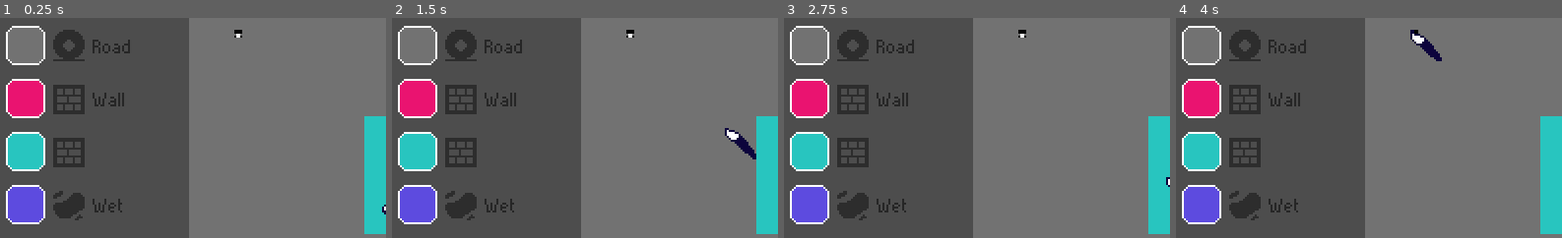
Above: before the commit, frames 1-4 (left to right).
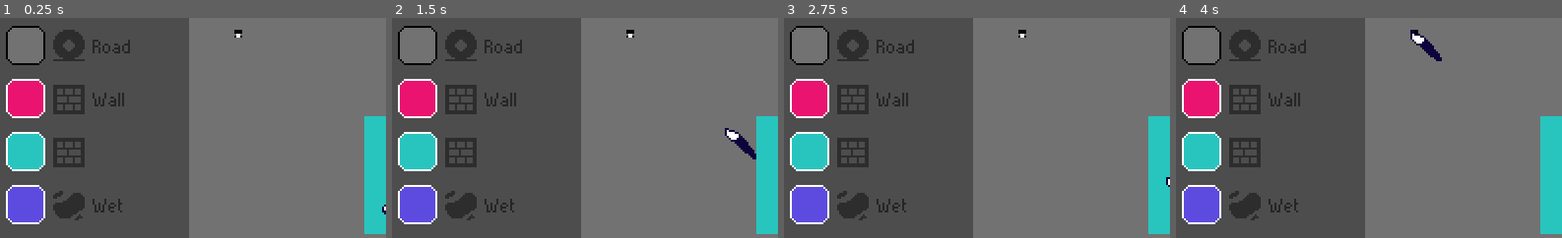
Above: after the commit, the same moments.

Repository: ClementRivaille/circuit-paint-prop
Game: Godot game, scene res://scenes/Main.tscn
Two runs of this game, one before a commit and one after it. Both use one fixed random seed, a clock stepped at 60 frames per second and the inputs below.
Inputs (mouse positions are % of the whole screen's width and height, from its top left):
- Up to frame 1 (0.25 s): no input
- Up to frame 2 (1.5 s): click (3, 14) at 0.52 s; tap Enter at 1.25 s; drag from (50, 45) to (31, 11) at 1.27 s
- Up to frame 3 (2.75 s): tap Space at 2 s; drag from (89, 85) to (50, 45) at 2.02 s
- Up to frame 4 (4 s): tap Enter at 2.75 s; move the mouse to (31, 11) at 2.77 s; hold Right (steer_right) 2.78-3.5 s; tap U at 2.85 s; click (31, 11) at 2.92 s; tap Space at 3.5 s; drag from (64, 74) to (31, 11) at 3.52 s
The pictures show only the part of the screen within x 0-50%, y 8-58%; the shares and areas given below are measured in that part.

The runs differ from the first frame. In frame 1, 0.3% of the frame differs, in the area x 1-12%, y 3-22%; in frame 2, 0.3%; in frame 3, 0.3%; in frame 4, 0.3%.

Commit message:
feat(color_pick): show selected color

Diff:
--- a/scripts/color_select.gd
+++ b/scripts/color_select.gd
@@ -1,6 +1,8 @@
 extends Control
 class_name ColorSelect
 
+@export var outline_color := Color.WHITE
+@export var outline_color_selected := Color.BLACK
 @export var color: Color
 @export var icon: Texture2D
 @export var text := ""
@@ -9,6 +11,7 @@
 @onready var fill: TextureRect = $Button/Fill
 @onready var icon_display: TextureRect = $Icon
 @onready var label: Label = $Label
+@onready var outline: Control = $Button
 
 # Called when the node enters the scene tree for the first time.
 func _ready() -> void:
@@ -16,5 +19,11 @@
 	icon_display.texture = icon
 	label.text = text
 
+	GameStore.color_changed.connect(update_selection)
+	update_selection(GameStore.selected_color)
+
 func on_click():
 	GameStore.set_selected_color(tile)
+
+func update_selection(selected: Vector2i):
+	outline.self_modulate = outline_color_selected if selected == tile else outline_color
